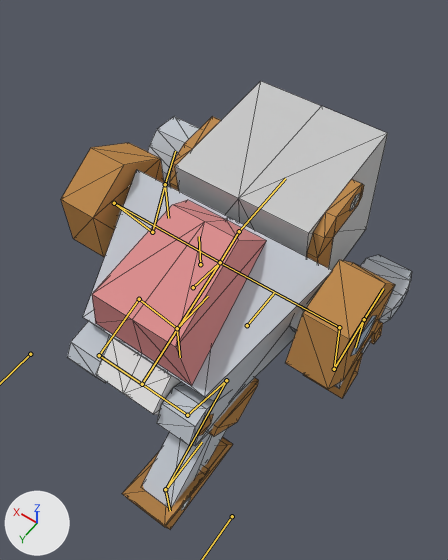
One commit to the Blender file assets/blends/robo_jump.blend: the scene before it, then after it.
Both versions are drawn from a 50 mm lens placed at (-1.45, 1.07, 4.06), pointed at (-0.07, -0.87, 1.01). The lights are fixed; the arrows at lower left show +X, +Y and +Z. Both versions are drawn at frame 2 of the action 'ArmatureAction'; the numbers are the values there. The bones that bend it are drawn over the model as lines. Mesh edges are drawn as thin lines.

Objects in the first picture: 'robo'.
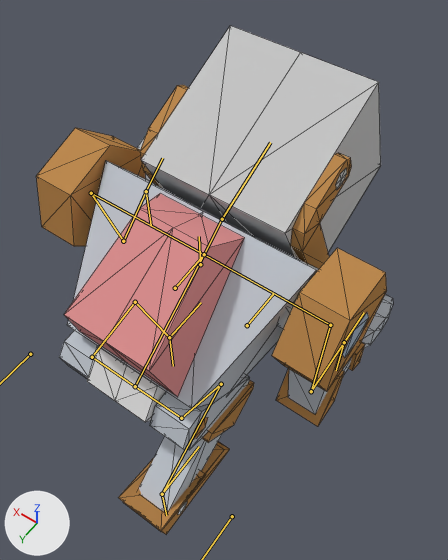
Boxes (x1, y1, x2, y2) around the edits, measured in the pictures (448 x 560 px):
'robo', posed (13% taller)
    before: (61, 81, 412, 529)
    after: (36, 26, 393, 534)
bone 'torso', root to tip
    before: (193, 287) to (220, 262)
    after: (175, 288) to (204, 254)
bone 'foot_R', root to tip
    before: (165, 490) to (202, 442)
    after: (162, 494) to (199, 446)
bone 'foot_L', root to tip
    before: (177, 328) to (208, 296)
    after: (169, 337) to (201, 302)
bone 'head', root to tip
    before: (239, 231) to (285, 178)
    after: (222, 219) to (270, 142)
bone 'target_hand_R', root to tip
    before: (364, 319) to (355, 347)
    after: (344, 342) to (336, 370)
bone 'target_hand_L', root to tip
    before: (165, 184) to (168, 218)
    after: (146, 191) to (151, 225)
bone 'target_foot_R', root to tip
    before: (165, 489) to (170, 511)
    after: (162, 494) to (166, 515)
bone 'target_foot_L', root to tip
    before: (177, 328) to (180, 357)
    after: (169, 337) to (173, 366)

What the commit changed:
Bone 'torso' (bone_torso) moves from (1.029, -0.39, 0.012) to (0.808, -0.339, 0.009).
Bone 'torso' (bone_torso) turns from (1, 0, -64) to (0, 0, -51) degrees about its own x, y and z.
Bone 'foot_R' (bone_foot_r) turns from (56, 0, 0) to (52, 0, 0) degrees about its own x, y and z.
Bone 'foot_L' (bone_foot_l) turns from (-27, 0, 0) to (-19, 0, 0) degrees about its own x, y and z.
Bone 'head' (bone_head) turns from (21, 0, 0) to (14, 0, 0) degrees about its own x, y and z.
Bone 'target_hand_R' (bone_target_hand_r) moves from (0.0, 0.311, -1.284) to (0.0, 0.18, -0.962).
Bone 'target_hand_L' (bone_target_hand_l) moves from (0.0, 0.039, -1.313) to (0.0, -0.05, -1.11).
Bone 'target_foot_R' (bone_target_foot_r) moves from (0.0, 0.008, 0.279) to (0.0, 0.004, 0.315).
Bone 'target_foot_L' (bone_target_foot_l) moves from (0.0, -0.012, -0.72) to (0.0, -0.004, -0.629).
